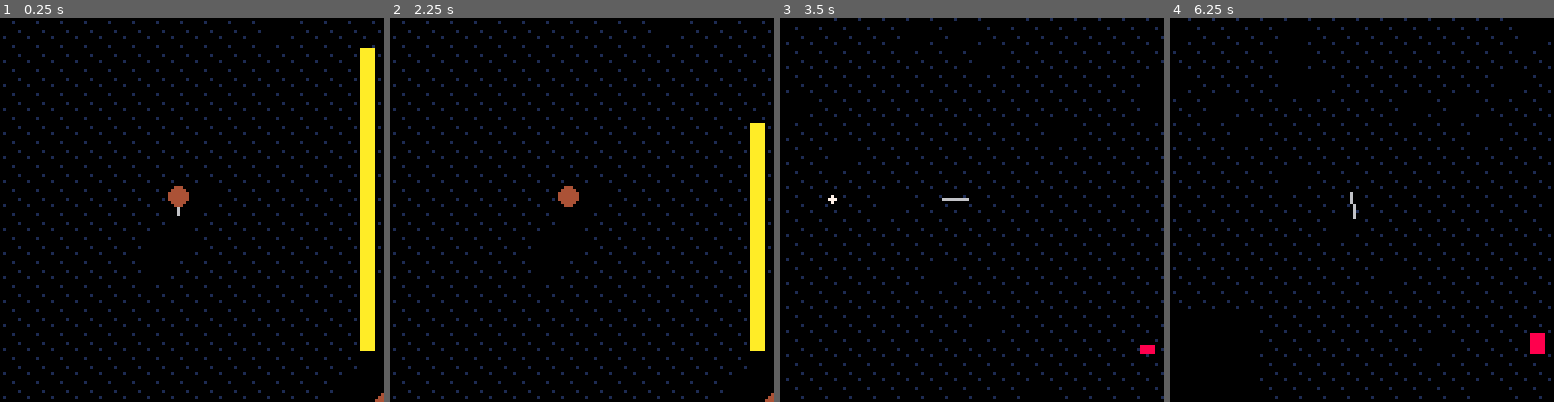
Above: before the commit, frames 1-4 (left to right).
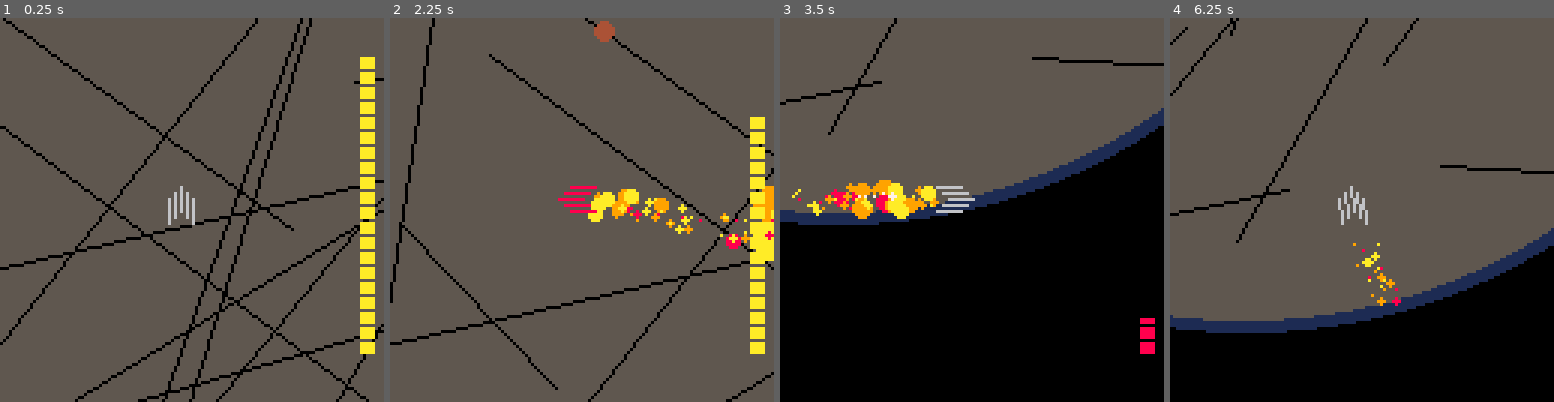
Above: after the commit, the same moments.

Repository: glassoup/pico8playground
Game: PICO-8 cartridge zs.p8
Two runs of this game, one before a commit and one after it. Both use one fixed random seed, a clock stepped at 60 frames per second and the inputs below.
Inputs:
- Up to frame 1 (0.25 s): no input
- Up to frame 2 (2.25 s): tap O (Z key) at 0.33, 0.7, 1.43, 2.22 s; tap X (X key) at 1.07, 2.07 s; hold Left from 1.97 s (still down)
- Up to frame 3 (3.5 s): release Left at 2.37 s; tap X (X key) every 0.33 s from 2.4 to 3.4 s; hold Down 2.42-2.82 s; hold Right from 2.87 s (still down); tap O (Z key) at 3.1 s
- Up to frame 4 (6.25 s): release Right at 3.53 s; hold Up 3.58-4.08 s; tap X (X key) every 0.33 s from 3.73 to 6.07 s; tap O (Z key) at 3.98, 4.87, 5.75 s; hold Right 4.13-4.53 s; hold Down 4.58-5.08 s; hold Left 5.13-5.8 s; hold Up 5.85-6.18 s; hold Left from 6.23 s (still down)

The runs differ from the first frame. In frame 1, 92% of the frame differs, in the area x 0-100%, y 0-100%; in frame 2, 95%; in frame 3, 49%; in frame 4, 76%.

Commit message:
added some particles and arena

Diff:
--- a/zs.p8
+++ b/zs.p8
@@ -11,8 +11,8 @@
  player={
   rot=0,
   drot=0.0165,
-  x=59,
-  y=59,
+  x=192,
+  y=192,
   h=8,
   dx=0,
   dy=0,
@@ -25,7 +25,7 @@
   friction=0.9,
   friction_locked=0.82,
   boost_nocharge=0,
-  boost_nocharge_amt=20,
+  boost_nocharge_amt=30,
   boost_hold=false,
   boost_invul=15,
   boost_invul_cur=0,
@@ -55,14 +55,22 @@
   }
  }
 
- --camera
+ particles={}
+
+ -- arena
+ arena_lines={}
+ for i=1,20 do
+  add(arena_lines,{rnd(384),rnd(384),rnd(384),rnd(384)})
+ end
+
+ -- camera
  cam_x=player.x
  cam_y=player.y
 
  _init_debugger()
 end
 -->8
--- update
+-- update && draw
 
 function _update60()
  player_update()
@@ -70,17 +78,14 @@
  --camera
  cam_x=player.x-64+(player.h/2)
  cam_y=player.y-64+(player.h/2)
- cam_x=max(cam_x,0)
- cam_x=min(cam_x,1024-128)
- cam_y=max(cam_y,0)
- cam_y=min(cam_y,1024-128)
  camera(cam_x,cam_y)
 end
 
 function _draw()
  cls()
- map(0,0,0,0,128,128)
  _draw_debugger()
+ arena_draw()
+ particle_draw()
  player_draw()
  energy_draw()
  enemy_draw()
@@ -93,6 +98,8 @@
 function player_update()
  local rot_target=input_rot_target()
  local rot_diff=(rot_target-player.rot+0.5)%1-0.5
+ local player_particlex=player.x-sin(player.rot)*5
+ local player_particley=player.y+cos(player.rot)*5
 
  if player.locked then
 	 player.dy*=player.friction_locked
@@ -103,54 +110,7 @@
  	player.dx*=player.friction
  end
 
- if input_moving() then
-  -- rotation
-  if not player.locked then
-   if abs(rot_diff) < player.drot then
-		  player.rot=rot_target
-		 elseif rot_diff > 0 then
-		  player.rot+=player.drot
-		 elseif rot_diff < 0 then
-		  player.rot-=player.drot
-		 end
-	 	player.rot=player.rot%1
-	 end
-
-	 -- thrust
-  if (abs(rot_diff) < 0.175) or player.locked then
-   local dir = player.rot
-   if (player.locked) dir=rot_target
-
-   if input_boost() and player.energy>0 then
-    player.boost_cur+=player.boost_amt
-  	 player.boost_cur=min(player.boost_max,player.boost_cur)
-  	 player.dx+=player.boost_cur*sin(dir)
-  	 player.dy+=player.boost_cur*cos(dir)
-    sfx(2)
-    player_energy_nocharge(1)
-   else
-	   player.thrust_cur+=player.thrust_amt
-	   player.thrust_cur=min(player.thrust_max,player.thrust_cur)
-	   player.dx+=player.thrust_cur*sin(dir)
-	   player.dy+=player.thrust_cur*cos(dir)
-   end
-   if not player.thrust_on then
-    sfx(3)
-    player.thrust_on=true
-   end
-  else
-   player.thrust_on=false
-  end
-
-
-
- else
-  -- not pressing directional keys
-  player.thrust_cur=0
-  player.boost_cur=0
-  player.thrust_on=false
- end
-
+ -- boosting
  if input_boostp() or (player.boost_hold and input_boost()) then
   if rot_target == 0 then
    player.dx=0
@@ -164,11 +124,72 @@
     player.boost_hold=false
     player.boost_invul_cur=player.boost_invul
     sfx(1)
+    particle_create(player_particlex,player_particley,8,5,10)
+    particle_create(player_particlex,player_particley,9,5,10)
+    particle_create(player_particlex,player_particley,10,5,10)
+
     player_energy_nocharge(20)
    end
   end
  else
   player_boost_hold=false
+ end
+
+
+ if input_moving() then
+  -- rotation
+  if not player.locked then
+   if abs(rot_diff) < player.drot then
+		  player.rot=rot_target
+		 elseif rot_diff > 0 then
+		  player.rot+=player.drot
+		 elseif rot_diff < 0 then
+		  player.rot-=player.drot
+		 end
+	 	player.rot=player.rot%1
+	 end
+
+	 -- thrust
+  if (abs(rot_diff) < 0.175) or player.locked then
+   local dir = player.rot
+   if (player.locked) dir=rot_target
+
+   if input_boost() and player.energy>0 then
+    player.boost_cur+=player.boost_amt
+  	 player.boost_cur=min(player.boost_max,player.boost_cur)
+  	 player.dx+=player.boost_cur*sin(dir)
+  	 player.dy+=player.boost_cur*cos(dir)
+    particle_create(player_particlex,player_particley,8,3,4)
+    particle_create(player_particlex,player_particley,9,3,4)
+    particle_create(player_particlex,player_particley,10,3,4)
+    sfx(2)
+    if not (player.boost_invul_cur > 0) then
+     player_energy_nocharge(1)
+    end
+   else
+	   player.thrust_cur+=player.thrust_amt
+	   player.thrust_cur=min(player.thrust_max,player.thrust_cur)
+	   player.dx+=player.thrust_cur*sin(dir)
+	   player.dy+=player.thrust_cur*cos(dir)
+    particle_create(player_particlex,player_particley,8,2,2)
+    particle_create(player_particlex,player_particley,9,3,3)
+    particle_create(player_particlex,player_particley,10,3,3)
+   end
+   if not player.thrust_on then
+    sfx(3)
+    player.thrust_on=true
+   end
+  else
+   player.thrust_on=false
+  end
+
+
+
+ else
+  -- not pressing directional keys
+  player.thrust_cur=0
+  player.boost_cur=0
+  player.thrust_on=false
  end
 
 
@@ -199,7 +220,8 @@
 
  --bullets
  for bullet in all(player.bullets) do
-  local speed=4
+  local speed=5
+  particle_create(bullet.x,bullet.y,7,2,1)
   bullet.x+=sin(bullet.rot)*speed
   bullet.y-=cos(bullet.rot)*speed
   --todo check for collusion
@@ -208,12 +230,14 @@
 
  --misc
  if player.boost_nocharge <= 0 then
-  player.energy=min(player.energy+1,player.energy_max)
+  player.energy=min(player.energy+3,player.energy_max)
  end
  player.boost_nocharge=max(player.boost_nocharge-1,0)
  player.boost_invul_cur=max(player.boost_invul_cur-1,0)
  player.y-=player.dy
  player.x+=player.dx
+
+ -- arena damage
 
 --	_debugger_print("spd:"..sqrt(player.dy^2+player.dx^2))
 --	_debugger_print("sht:"..player.shoot_delay_cur)
@@ -274,7 +298,18 @@
  })
 end
 
-
+function player_damaged(d)
+
+end
+
+
+function particle_create(x,y,col,amt,size)
+ local area=amt^2
+ local off=area/2
+ for i=1,amt,1 do
+ 	add(particles,{x=x+rnd(area)-off,y=y+rnd(area)-off,col=col,age=rnd(size)})
+ end
+end
 -->8
 -- input
 
@@ -323,13 +358,48 @@
 -- draw
 
 function player_draw()
- local f=player.h/4
- local b=player.h/4*3
+ local f=player.h/2
+ local b=player.h/2
+ local sinr = sin(player.rot)
+ local cosr = cos(player.rot)
+ local sinrl= sin(player.rot+0.25)
+ local cosrl= cos(player.rot+0.25)
+ local sinrr= sin(player.rot-0.25)
+ local cosrr= cos(player.rot-0.25)
+
  line(
-	 player.x+sin(player.rot)*f,
-	 player.y-cos(player.rot)*f,
-	 player.x-sin(player.rot)*b,
-	 player.y+cos(player.rot)*b,
+	 player.x+sinr*f,
+	 player.y-cosr*f,
+	 player.x-sinr*b,
+	 player.y+cosr*b,
+	 player_color()
+ )
+ line(
+	 player.x+sinrl*4+sinr*(f-4),
+	 player.y-cosrl*4-cosr*(f-4),
+	 player.x-sinrr*4-sinr*(b+4),
+	 player.y+cosrr*4+cosr*(b+4),
+	 player_color()
+ )
+ line(
+	 player.x+sinrl*2+sinr*(f-2),
+	 player.y-cosrl*2-cosr*(f-2),
+	 player.x-sinrr*2-sinr*(b+2),
+	 player.y+cosrr*2+cosr*(b+2),
+	 player_color()
+ )
+  line(
+	 player.x+sinrr*4+sinr*(f-4),
+	 player.y-cosrr*4-cosr*(f-4),
+	 player.x-sinrl*4-sinr*(b+4),
+	 player.y+cosrl*4+cosr*(b+4),
+	 player_color()
+ )
+ line(
+	 player.x+sinrr*2+sinr*(f-2),
+	 player.y-cosrr*2-cosr*(f-2),
+	 player.x-sinrl*2-sinr*(b+2),
+	 player.y+cosrl*2+cosr*(b+2),
 	 player_color()
  )
 end
@@ -346,8 +416,8 @@
 
 function energy_draw()
  local energy = player.energy
- local height = 110
- local l = 20
+ local height = 111
+ local l = 3
  local l_small = 1
  local w = 4
  local pos_y = 0
@@ -355,15 +425,17 @@
  local col = 10
  if (energy <= 25) col=8
 
- while energy >= 20 do
+ while energy >= 5 do
   height -= l
   rectfill(pos_x+cam_x,pos_y+l+height+cam_y,pos_x+w+cam_x,pos_y+height+cam_y, col)
-  energy-=20
- end
+  height-=2
+  energy-=5
+ end
+
  while energy > 0 do
-  rectfill(pos_x+cam_x,pos_y+l_small+height+cam_y,pos_x+w+cam_x,pos_y+height+cam_y, col)
+  line(pos_x+cam_x,pos_y+height+cam_y,pos_x+w+cam_x,pos_y+height+cam_y, col)
   height -= l_small
-  energy-=1
+  energy-=2
  end
 end
 
@@ -380,6 +452,54 @@
 end
 
 function enemy_bullet_draw()
+end
+
+function arena_draw()
+ circfill(192,192,192,1)
+ circfill(191,191,189,5)
+ for l in all(arena_lines) do
+  line(l[1],l[2],l[3],l[4],0)
+ end
+end
+
+function particle_draw()
+ for p in all(particles) do
+  circfill(p.x, p.y,p.age,p.col)
+  p.age-=0.25
+  if p.age < 0 then
+   del(particles,p)
+  end
+ end
+end
+
+
+
+local rspr_clear_col=0
+function rspr(sx,sy,x,y,a,w)
+    local ca,sa=cos(a),sin(a)
+    local srcx,srcy,addr,pixel_pair
+    local ddx0,ddy0=ca,sa
+    local mask=shl(0xfff8,(w-1))
+    w*=4
+    ca*=w-0.5
+    sa*=w-0.5
+    local dx0,dy0=sa-ca+w,-ca-sa+w
+    w=2*w-1
+    for ix=0,w do
+        srcx,srcy=dx0,dy0
+        for iy=0,w do
+            if band(bor(srcx,srcy),mask)==0 then
+                local c=sget(sx+srcx,sy+srcy)
+                sset(x+ix,y+iy,c)
+            else
+                sset(x+ix,y+iy,rspr_clear_col)
+            end
+            srcx-=ddy0
+            srcy+=ddx0
+        end
+        dx0+=ddx0
+        dy0+=ddy0
+    end
 end
 -->8
 -- debugger
@@ -415,301 +535,196 @@
   },
  }
 end
-…(259 lines of a section not shown)…
-__map__
-8080808080808080808080008080808080808080808080808080808080808080808080808080808080808080808080808080808080808080808080808080808080808080808080808080808080808080808080808080808080808080808080808080808080808080808080808080808080808080808080808080808080000000
-8080808080808080808080808080808080808080808080808080808080808080808080808080808080808080808080808080808080808080808080808080808080808080808080808001018080808080808080808080808080808080808080808080808080808080808080808080808080808080808080808080808080000000
-8080808080808080808080808080808080808080808080808080808080808080808080808080808080808080808080808080808080808080808080808080808080808080808080808080018080808080808080808080808080808080808080808001800180808080018080808080808080808080808080808080808080000000
-8080808080808080808080808080808080808080808080808080808080808080808080808080808080808080808080808080808080808080808080808080808080808080808080808080808001808080808080808080808080800180018080808080808080808080808080010180018080808080808080808080808080808080
-8080808080808080808080808080808080808080808080808080808080808080808080808080808080808080808080808080808080808080808080808080808080808080808080808080808080018080808080808080808080808080808080808080808080808080808080808080808080808080808080808080808080808080
-8080808080808080808080808080808080808080808080808080808080808080808080808080808080808080808080808080808080808080808080808080808080808080808080808080808080808080018080808080808080808080808080808080808080808080808080808080808080808080808080808080808080808080
-8080808080808080808080808080808080808080808080808080808080808080808080808080808080808080808080808080808080808080808080018080018080808001018080010180808080808080800180808080808080808080808080808080808080808080808080808080808080808080808080808080808080808080
-8080808080808000008080808080808080808080808080808080808080808080808080808080808080808080808080808080808080018080808080808080808080808080808000000180808080808080808001808080808080808080808080808080808080808080800180808080808080808080808080808080808080808080
-8080808080808000808080808080808080808080808080808080808080808080808080808080800101800101018001010101010180808001808080808080808080800000000080800101808080808080808080010180808080808080808080808080808080800180808080808080808080808080018080018080800180808080
-8080808080800000808080808080808080808080808080808080808080808080808080808080808080808080808080808080808080808080808001808080808000808080808080808001808080808080808080808001808080808080808080808080808080018080808080808080808080018080808080808080808080800101
-8080808080800080808080808080808080808080808080808080808080808080808080808080808080808080808080808080808080808080808080800000008001808001808080808080808080808080808080808080808080808080808080808080808080808080808080808080808001808080808080808080808080808080
-8080808080808080808080808080800080808080808080808080808080808080808080808080808080808080808080808080808080808080808080808080808080808080808080018080808080808080808080808080808080808080018080018080808080808080808080808080018080808080808080808080808080808080
-8080808080808080808080808080800080808080808080808080808080808080808080808080808080808080808080808080808080808080808080808080808080808080808080808080808080808080808080808080808080808080808080808080808080808080808080808080808080808080808080808080808080808080
-8080808080808080808080808080800080808080808080808080808080808080808080808080808080808080808080808080808080808080808080808080808080808080808080808080808080808080808080808080018001808080808080808080808080808080808080808001808080808080808080808080808080808080
-8080808080808080808080808080800080808080808080808080808080808080808080808080808080808080808080808080808080808080808080808080808080808080808080808080808080808080808080800180808080018080808080808080808080808080808080808080808080808080808080808080808080808080
-8080808080808080808080808080000080808080808080808080808080808080808080808080808080808080808080808080808080808080808080808080808080808080808080808080808080808080808080808080018080800180808080808080808080808080808080808080808080808080808080808080808080808080
-8080808080808080808080808000808080808080808080808080808080808080808080808080808080808080808080808080808080808080808080808080808080808080808080808080808080808080018080808080808080808080808080808080808080808080808080808080808080808080808080808080808080808080
-8080808080808080808000000080808080808080808080808000808080808080808080808080808080808080808080808080808080808080808080808080808080808080808080808080808080800180808080808080808080018001808080808080808080808080808080808080808080808080808080808080808080808080
-8080808080808000000080808080808000808080808080808000808080808080808080808080808080808080808080808080808080808080808080808080808080808080808080808080808080808080808080808080808080808080808001808080808080808080808080808080808080808080808080808080808080808080
-8080808080808080808080808080800000808080808080000000808080808080808080808080808080808080808080808080808080808080808080808080808080808080808080808080018080808080808080808080808080808080808080808080018080808080808080808080808080808080808080808080808080808080
-0180808080018080808080808080800080808080808080008080808080808080808080808080808080808001808080808080808080808080808080808080808080808080808001018080808080808080808080808080808080808080808080808080808080018080018080808080808080808080808080808080808080808001
-8080808080018080808080808080808080808080808080808080808080808080808080808080808001808080808080808080808080808080808080808080808080808080808080808080808080808080808080808080808080808080808080808080808080808080808080808080808080808080808080800180010180808080
-0180808080010180808080808080008080808080808080808080808080808080808080808080808080808080808080808080018080808080808080808080808080808001808080808080808080808080808080808080808080808080808080808080808080808080808080018080808080808080808080808080808080808080
-8080018080808080808000800080808080808080808080808080808080018080808080808080808080808080808080808001808080808080808080808080808080010180808080808080808080808080808080808080808080808080808080808080808080808080808080808080808080808080010180808080808080808080
-8080800180808080808080808001808080808080800180808080808080808080808080808080808080808080808080800101808080808080808080808080808080018080808080808080808080808080808080808080808080808080808080808080808080808080018080808080808080808080808001808080808080808080
-8080808080808080808080808080808080808080010180808001808080808080808080808080808080808080808080808080808080808080808080808080808080010180808080808080808080808080808080808080808080808080808080808080808080800180808080808080808080808080808080018080808080808080
-8080808080018080808080808080808080808080018080808080808080808080808080808080808080808080808080808080808080808080808080808080808080808080808080808080808080808080808080808080808080808080808080808080808080808080808080808080808080808080808080808080808080808080
-8080808080808080808080808080808001808080808080808080808080808080808080808080808080808080808080808080808080808080808080808080808080808080808080808080808080808080808080808080808080808080808080808080808080808080808080808080808080808080808080808080808080808080
-8080808080808001808080808080808080808080808080808080808080808080808080808080808080808080808080808080808080808080808080808080808080808080808080808080808080808080808080808080808001808080018080808080808080808080808080808080808080808080808080808001808080808080
-8080808080808080808080808080808080808080808080808080808080808080808080808080808080808080808080808080808080808080808080808080808080808080808080808080808080808080808080808080808080808080808080808080808080808080808080808080808080808080808080808080018080808080
-8080808080808080800180808080808080808080808080808080808080808080808080808080808080808080808080808080808080808080808080808080808080808080808080808080808080808080018080808080808080808080808080808080808080808080808080808080808080808080808080808080808080808080
-8080808080808080808080808080808080808080808080808080808080808080808080808080808080808080808080808080808080808080808080808080808080808080808080808080808080018080808080808080808080808080808080808080808080808080808080808080808080808080808080808080808001808080
-…(6 lines of a section not shown)…
+-->8
+--[[ todo
+arena
+- player take damage if not in arena
+
+
+remove objects out of screen
+
+collusion
+
+render health
+
+figure out better attack method
+
+
+
+]]
+…(176 lines of a section not shown)…
Not shown, changed: 193 lines of the sprite sheet (__gfx__) section of zs.p8
